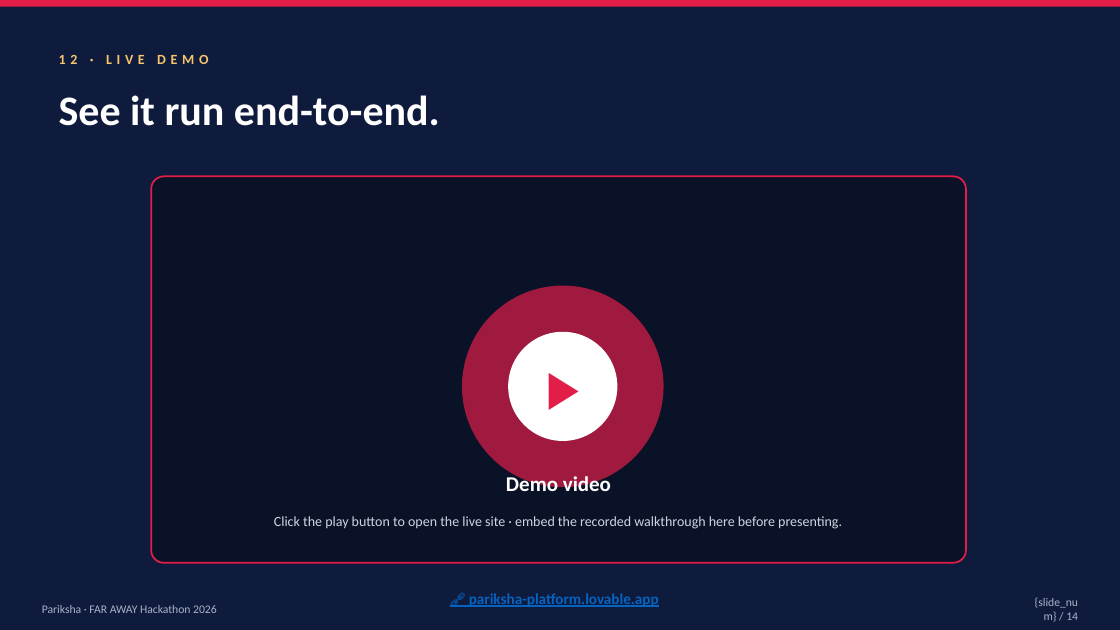
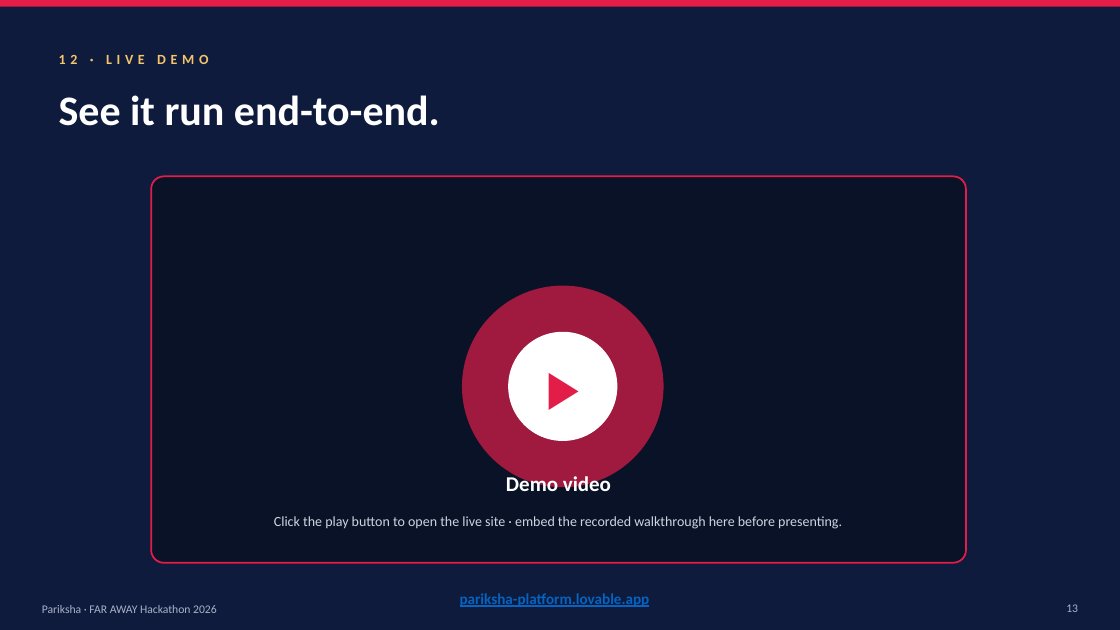
Before and after one commit to Ketanrawat2004/pariksha-platform, a slide deck: slide 13 of public/pariksha-far-away-hackathon.pptx. Drawn at 1120x630 pixels with LibreOffice and Linux fonts; fonts in the diff are those of the drawing. Boxes give left, top, right and bottom in pixels: in the first picture for what was removed or moved away, otherwise in the second. Text is boxed around its words. In the diff, an @@ line names an element or a change of style, - is before the commit and + after.

```diff
--- a/public/pariksha-far-away-hackathon.pptx
+++ b/public/pariksha-far-away-hackathon.pptx
@@ text at [460, 593, 650, 607]: text changed @@
-🔗 pariksha-platform.lovable.app
+pariksha-platform.lovable.app
@@ text removed at [1035, 597, 1078, 620] @@
-{slide_num} / 14
@@ page number added at [1066, 604, 1078, 612], 10 pt, text #A8B2C8 @@
+13
```
Also in this commit, not shown: 13 other slides changed.
